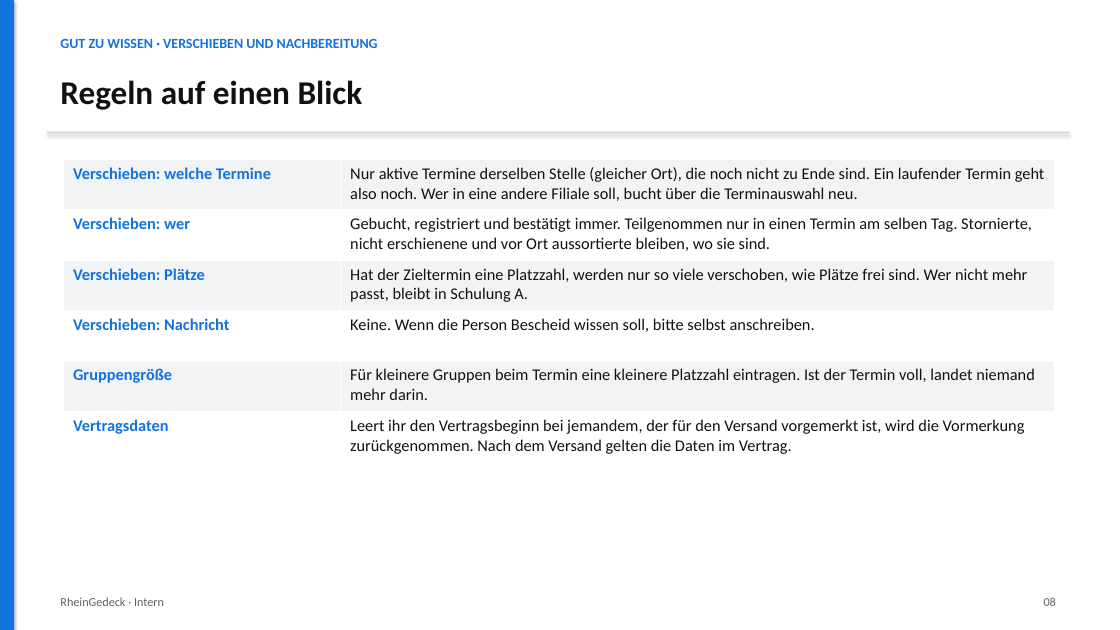
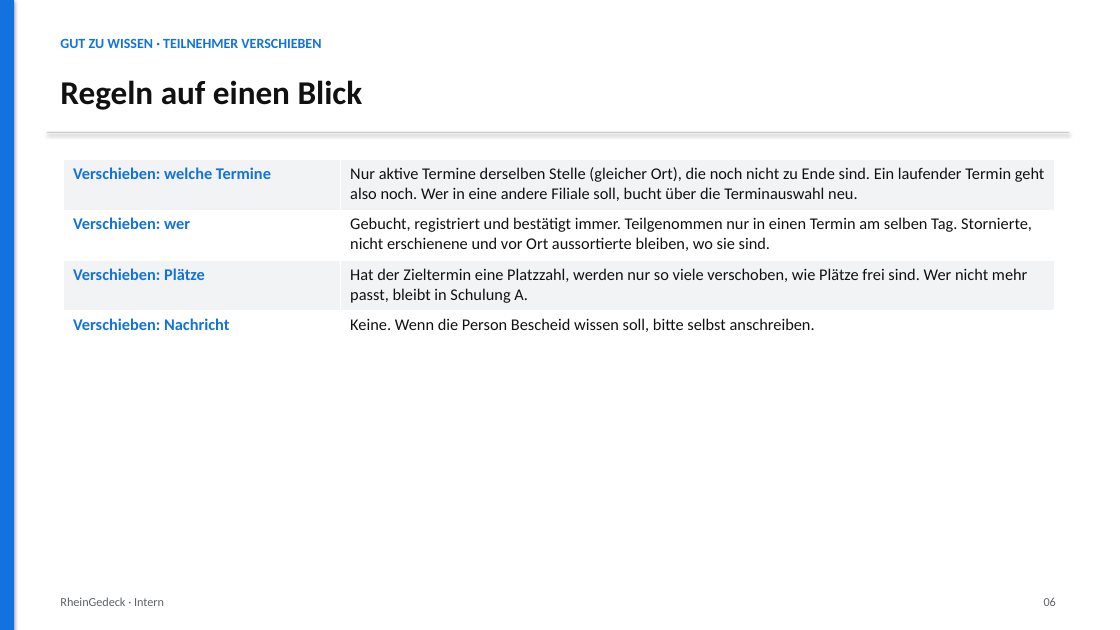
Before and after one commit to martin3r-me/platforms-recruiting, a slide deck: slide 6 of docs/anleitungen/folien/2026-10-08-schulungstermine-umplanen.pptx (slide 8 before the commit). Drawn at 1120x630 pixels with LibreOffice and Linux fonts; fonts in the diff are those of the drawing. Boxes give left, top, right and bottom in pixels: in the first picture for what was removed or moved away, otherwise in the second. Text is boxed around its words. In the diff, an @@ line names an element or a change of style, - is before the commit and + after.

```diff
--- a/docs/anleitungen/folien/2026-10-08-schulungstermine-umplanen.pptx
+++ b/docs/anleitungen/folien/2026-10-08-schulungstermine-umplanen.pptx
@@ text at bbox=[60, 39, 321, 48]: text changed @@
-GUT ZU WISSEN · VERSCHIEBEN UND NACHBEREITUNG
+GUT ZU WISSEN · TEILNEHMER VERSCHIEBEN
@@ table at bbox=[63, 160, 1054, 361] @@
-row 5: Gruppengröße | Für kleinere Gruppen beim Termin eine kleinere Platzzahl eintragen. Ist der Termin voll, landet niemand mehr darin.
-row 6: Vertragsdaten | Leert ihr den Vertragsbeginn bei jemandem, der für den Versand vorgemerkt ist, wird die Vormerkung zurückgenommen. Nach dem Versand gelten die Daten im Vertrag.
```
Also in this commit, not shown: 4 other slides changed, 2 slides removed, 6 other files.
